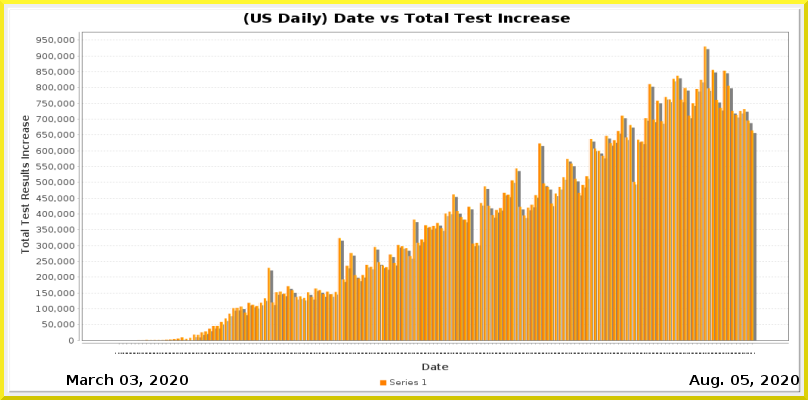
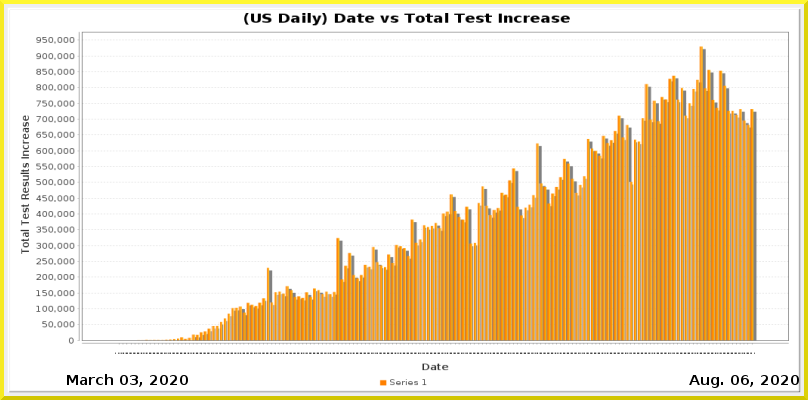
Comparing the layer stacks of the two 808×400 images. Changes:
painted on "Current Date" over bbox(741, 375, 749, 385)
painted on "Date_vs_TestIncrease.png" over bbox(138, 46, 757, 354)
